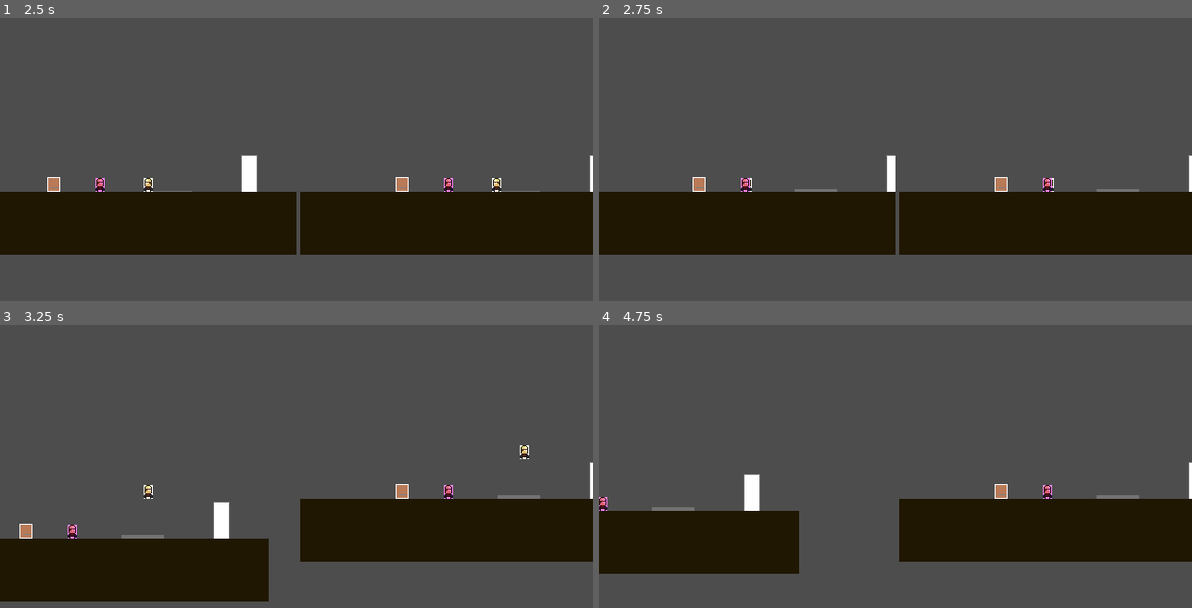
Above: before the commit, frames 1-4 (two rows, left to right).
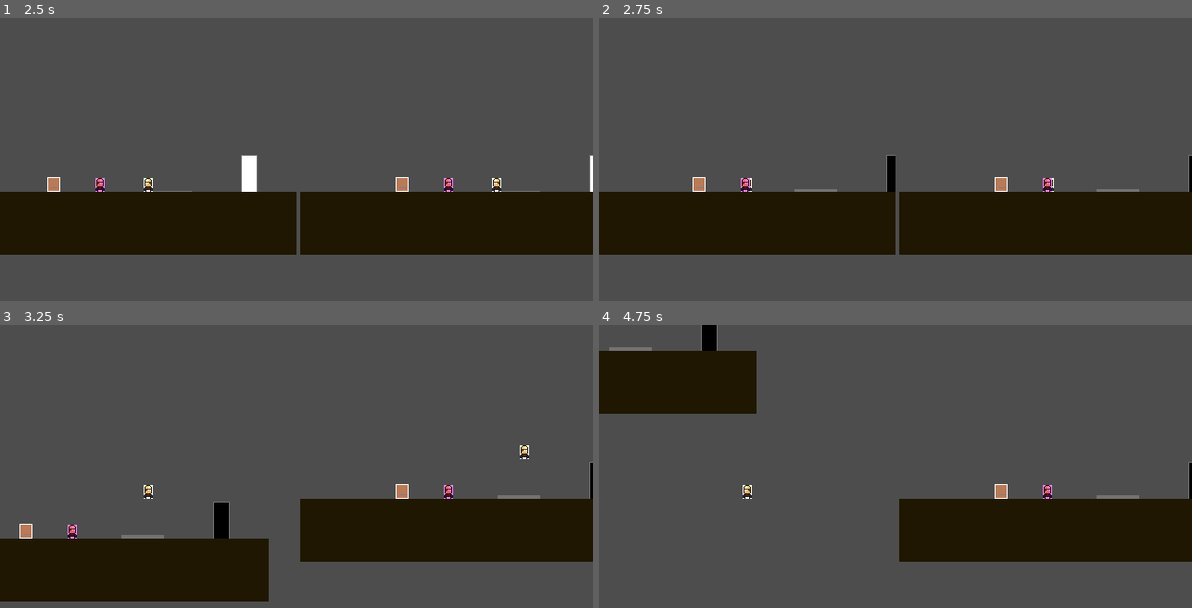
Above: after the commit, the same moments.

Repository: Darr3n2GG/Puzzle-Knights-2P-
Game: Godot game, scene res://Scenes/splitscreen.tscn
The game is run twice, just before and just after one commit, with the same random seed, the same clock (stepped at 60 frames per second) and the same inputs.
Inputs:
- Up to frame 1 (2.5 s): hold D (1Right) 0.53-2.03 s; tap W (1Up) at 0.77, 1.52 s; hold A (1Left) from 2.03 s (still down)
- Up to frame 2 (2.75 s): keep holding A (1Left)
- Up to frame 3 (3.25 s): release A (1Left) at 2.78 s; hold D (1Right) from 2.78 s (still down); tap W (1Up) at 3.02 s
- Up to frame 4 (4.75 s): tap W (1Up) at 3.77, 4.52 s; release D (1Right) at 4.28 s; hold A (1Left) from 4.28 s (still down)

Frame 1 is identical in both runs. In frame 2, 0.2% of the frame differs, in the area x 48-100%, y 48-62%; in frame 3, 0.4%; in frame 4, 14%, in the area x 0-100%, y 0-88%.

Commit message:
ver 0.22
-updated code for exit door, pressure plate and player
-> pressure plate now activates and deactivates if there is overlapping bodies
-> exit door opens and closes if pressure plate has overlapping bodies , if closed then the player will not run queue free function

Diff:
--- a/Characters/Players/Player.gd
+++ b/Characters/Players/Player.gd
@@ -57,7 +57,7 @@
 #		anim.play("idle")
 
 func _on_exit_door_win(index):
-	print("on the way")
+#	print("on the way")
 	if index == controls.player_index:
 		queue_free()
-		print("function called")
+#		print("function called")
--- a/Puzzle Components/Exit Door/Exit_Door.gd
+++ b/Puzzle Components/Exit Door/Exit_Door.gd
@@ -2,17 +2,22 @@
 
 @onready var door = $Shape2D2
 @onready var area = $Area_Door
-var activated : bool = false
+var door_activated : bool = false
 
 signal win(index)
 
 
 func _on_area_door_body_entered(body):
-	print("entered door ", activated, " ", body)
-	if activated == true and body is CharacterBody2D:
+#	print("entered door ", door_activated, " ", body)
+	if door_activated == true and body is CharacterBody2D:
 		win.emit(body.controls.player_index)
-		print("emitting signal")
+#		print("emitting signal")
 
 func _on_recieve_input(_recieved):
-	door.color = Color(255,255,255)
-	activated = true
+	if door_activated == false:
+		door.color = Color(255,255,255)
+		door_activated = true
+	else:
+#		print("door deactivated")
+		door.color = Color(0,0,0)
+		door_activated = false
--- a/Puzzle Components/pressure plate/pressure_plate.tscn
+++ b/Puzzle Components/pressure plate/pressure_plate.tscn
@@ -32,7 +32,7 @@
 
 [node name="Area_pp" type="Area2D" parent="."]
 collision_layer = 0
-collision_mask = 11
+collision_mask = 3
 
 [node name="CollisionShape2D" type="CollisionShape2D" parent="Area_pp"]
 position = Vector2(-0.5, 33.5)
--- a/Puzzle Components/pressure plate/pressure_plater.gd
+++ b/Puzzle Components/pressure plate/pressure_plater.gd
@@ -3,15 +3,34 @@
 @onready var anim = $AnimationPlayer
 @onready var area = $Area_pp
 @export var output_puzzle : Node2D = null
+var pp_activated : bool = false
 
 
 func _ready():
 	area.body_entered.connect(output_puzzle._on_recieve_input)
-	print("signal_connected")
+	area.body_exited.connect(output_puzzle._on_recieve_input)
+#	print("signal_connected")
 
 func _on_area_pp_body_exited(_body):
-	anim.play_backwards("Move")
+	if area.has_overlapping_bodies() == false:
+		play_animation()
+
+func _on_area_pp_body_entered(_body):
+	if area.has_overlapping_bodies() == true and pp_activated == false:
+		play_animation()
+
+#
+#func _process(_delta):
+#	if area.has_overlapping_bodies() == true:
+#		pp_activated = true
+#	else:
+#		pp_activated = false
 
 
-func _on_area_pp_body_entered(_body):
-	anim.play("Move")
+func play_animation():
+	if area.has_overlapping_bodies() == true:
+		anim.play("Move")
+		pp_activated = true
+	else:
+		anim.play_backwards("Move")
+		pp_activated = false
